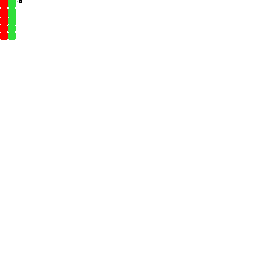
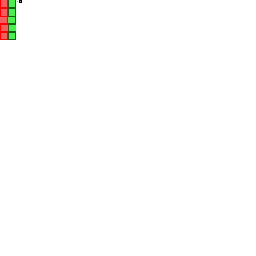
Layered file, before and after one edit (256x256). Changes by layer:
added layer "Pasted Layer" above "FireBall" over [left=8, top=0, right=16, bottom=40]
painted on "FireBall" over [left=0, top=0, right=16, bottom=40]
